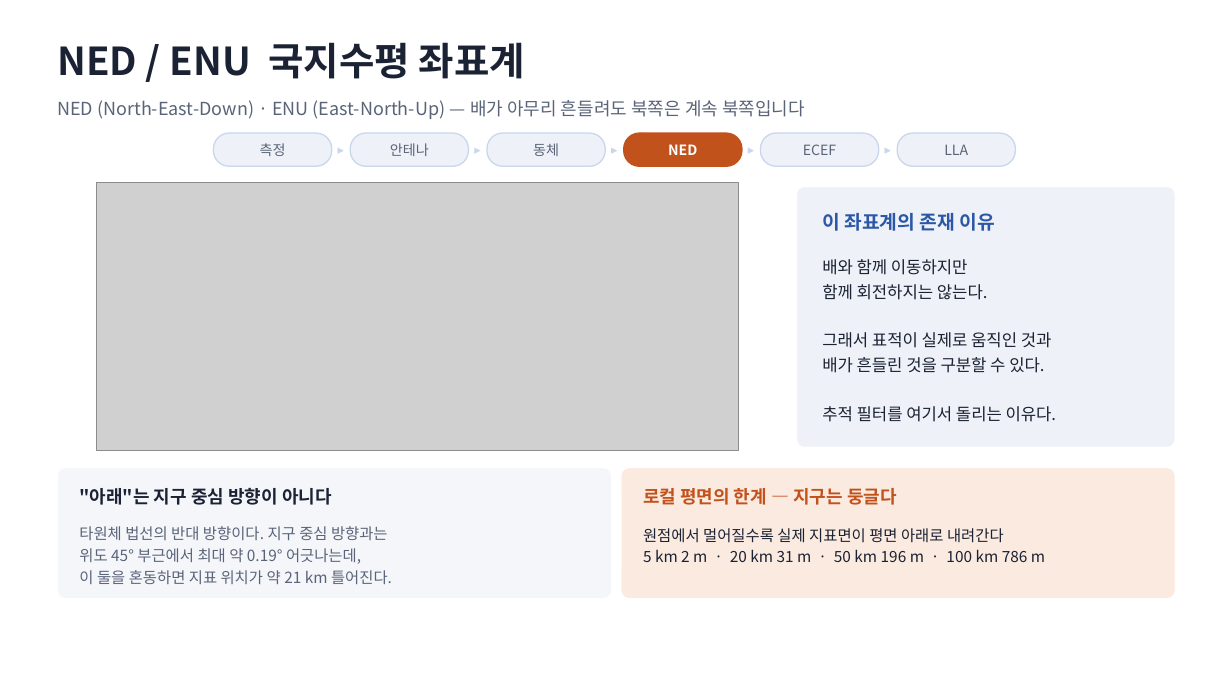
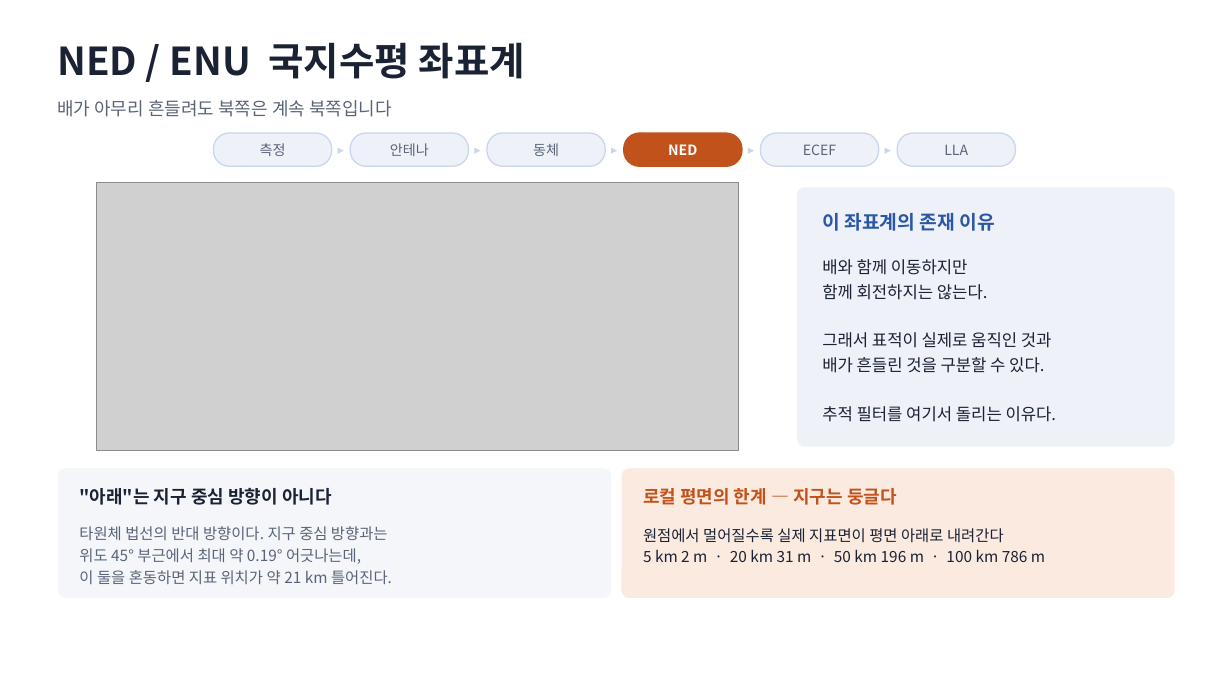
Before and after one commit to harley-hwan/IpcProc, a slide deck: slide 17 of Part2_CoordFrames/ref/산출물/Chapter2_coordinate_systems.pptx. Drawn at 1232x693 pixels with LibreOffice and Linux fonts; fonts in the diff are those of the drawing; grey boxes stand for pictures. Boxes give left, top, right and bottom in pixels: in the first picture for what was removed or moved away, otherwise in the second. Text is boxed around its words. In the diff, an @@ line names an element or a change of style, - is before the commit and + after.

```diff
--- a/Part2_CoordFrames/ref/산출물/Chapter2_coordinate_systems.pptx
+++ b/Part2_CoordFrames/ref/산출물/Chapter2_coordinate_systems.pptx
@@ text at [57,100,392,117]: text changed @@
-NED (North-East-Down) · ENU (East-North-Up) — 배가 아무리 흔들려도 북쪽은 계속 북쪽입니다
+배가 아무리 흔들려도 북쪽은 계속 북쪽입니다
```
Also in this commit, not shown: 6 other slides changed, 8 other files.
